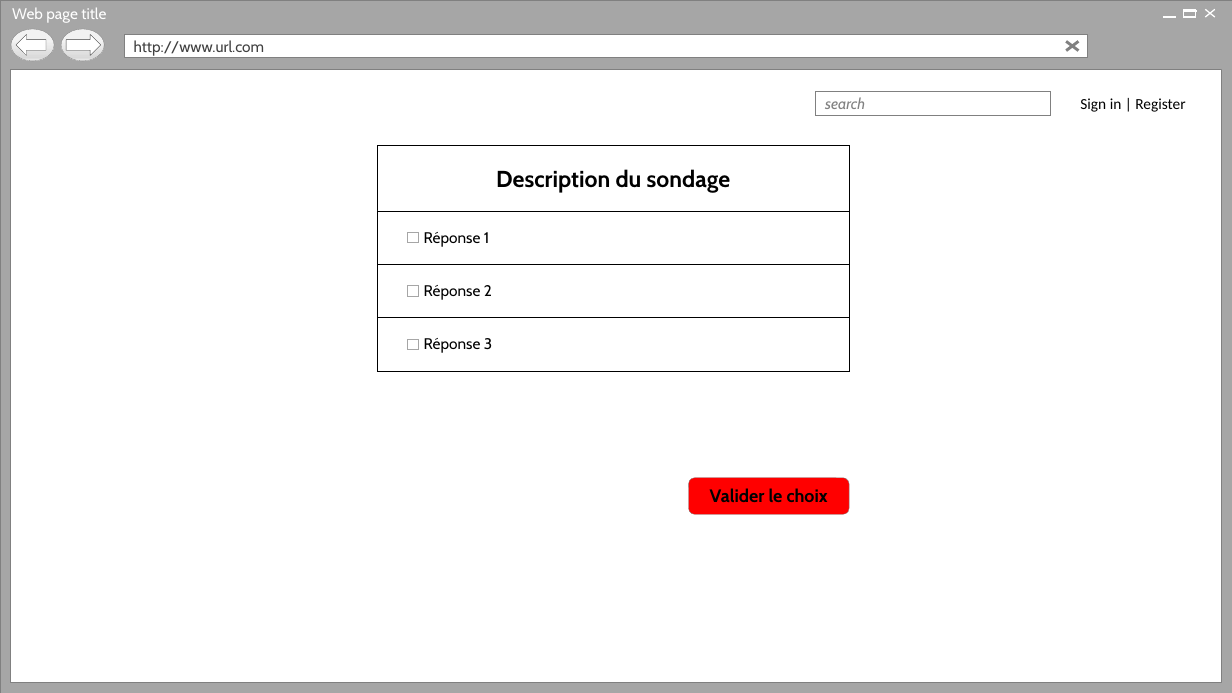
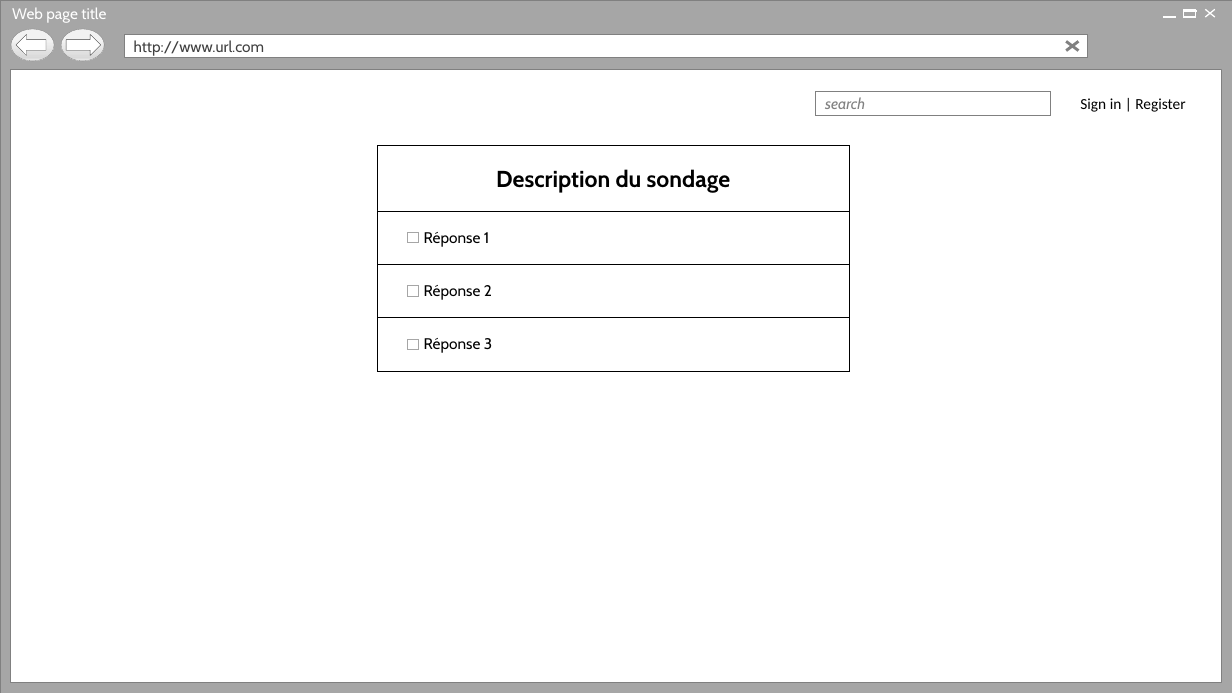
Before and after one commit to Holyz1988/PROJET1-ASP.NET, a slide deck: slide 8 of Page d’acceuil.pptx. Drawn at 1232x693 pixels with LibreOffice and Linux fonts; fonts in the diff are those of the drawing; background and template pictures are left out. Boxes give left, top, right and bottom in pixels: in the first picture for what was removed or moved away, otherwise in the second. Text is boxed around its words. In the diff, an @@ line names an element or a change of style, - is before the commit and + after.

```diff
--- a/Page d’acceuil.pptx
+++ b/Page d’acceuil.pptx
@@ rounded rectangle removed at (689,478,849,515) @@
-Valider le choix
```
Also in this commit, not shown: 13 other slides changed, 1 slide added, 1 slide removed.
